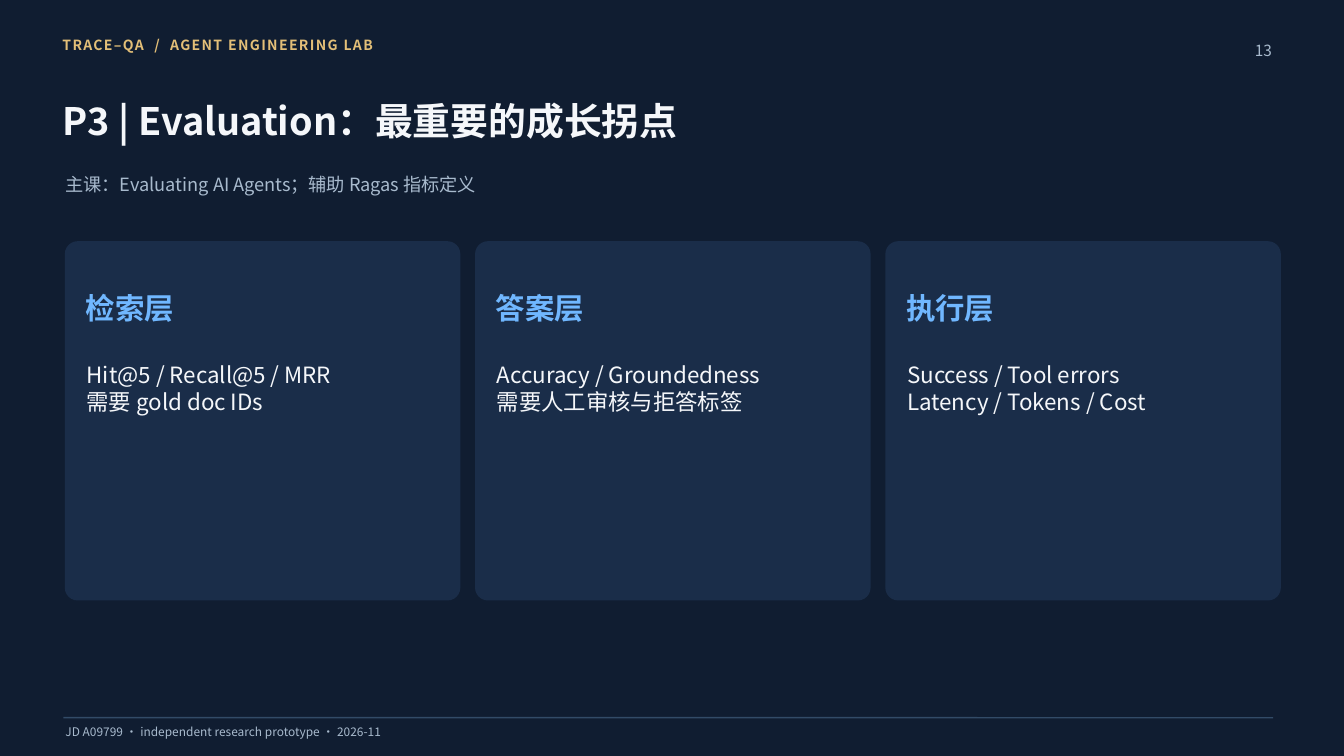
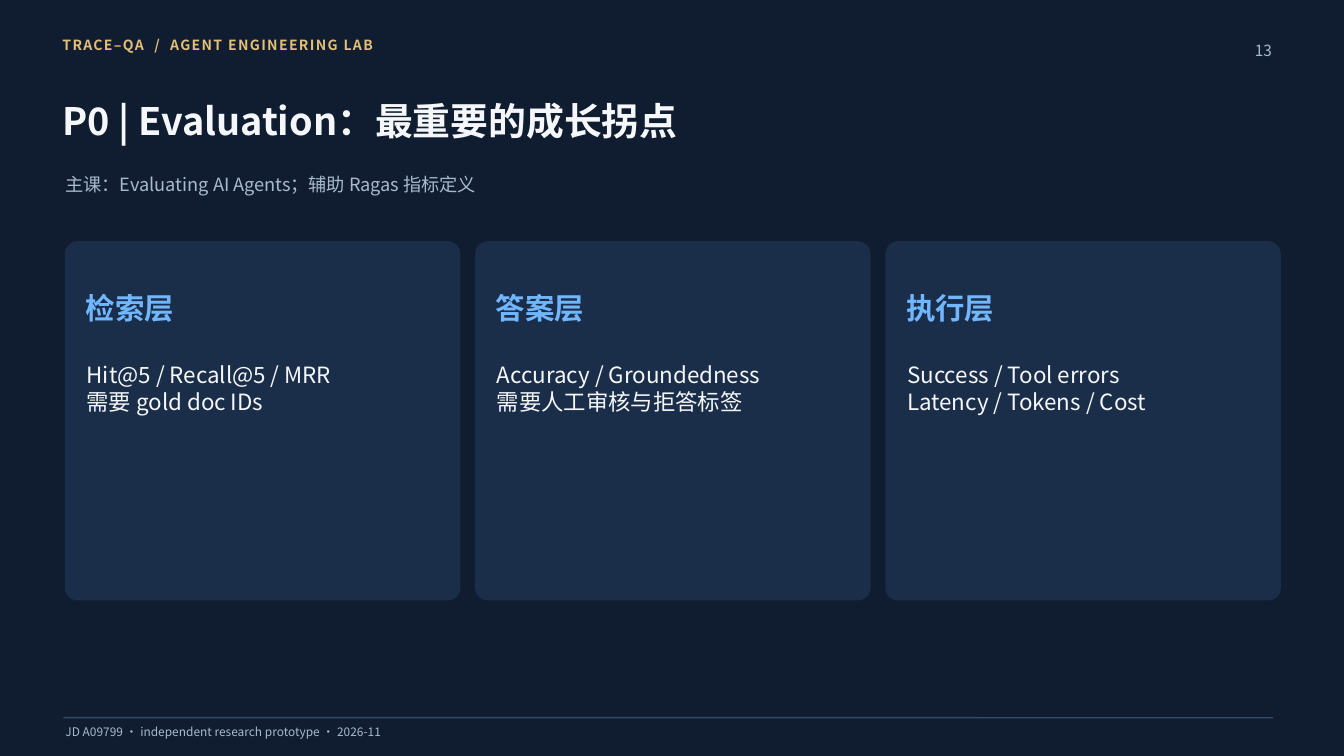
Before and after one commit to Angusliu6/xiaomi-agent-engineering-intern, a slide deck: slide 13 of slides/TRACE-QA-Agent-Engineering-Course.pptx. Drawn at 1344x756 pixels with LibreOffice and Linux fonts; fonts in the diff are those of the drawing. Boxes give left, top, right and bottom in pixels: in the first picture for what was removed or moved away, otherwise in the second. Text is boxed around its words. In the diff, an @@ line names an element or a change of style, - is before the commit and + after.

```diff
--- a/slides/TRACE-QA-Agent-Engineering-Course.pptx
+++ b/slides/TRACE-QA-Agent-Engineering-Course.pptx
@@ text at (x1=62, y1=102, x2=677, y2=139): text changed @@
-P3 | Evaluation：最重要的成长拐点
+P0 | Evaluation：最重要的成长拐点
```
Also in this commit, not shown: 3 other slides changed, 2 slides added, 1 other file.
